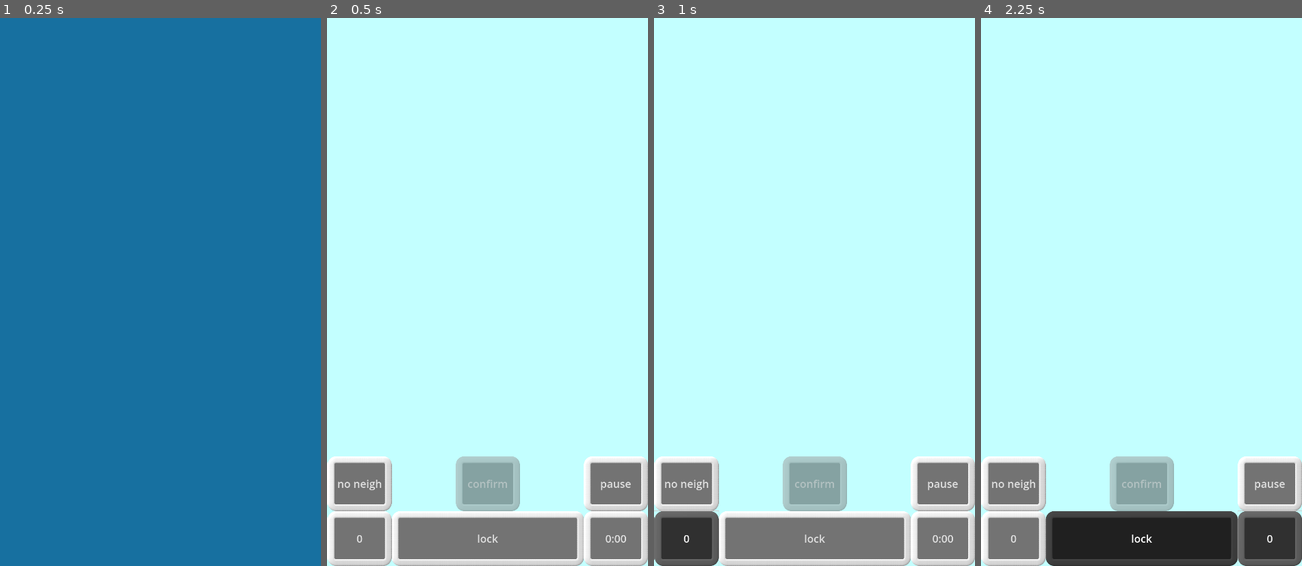
Above: before the commit, frames 1-4 (left to right).
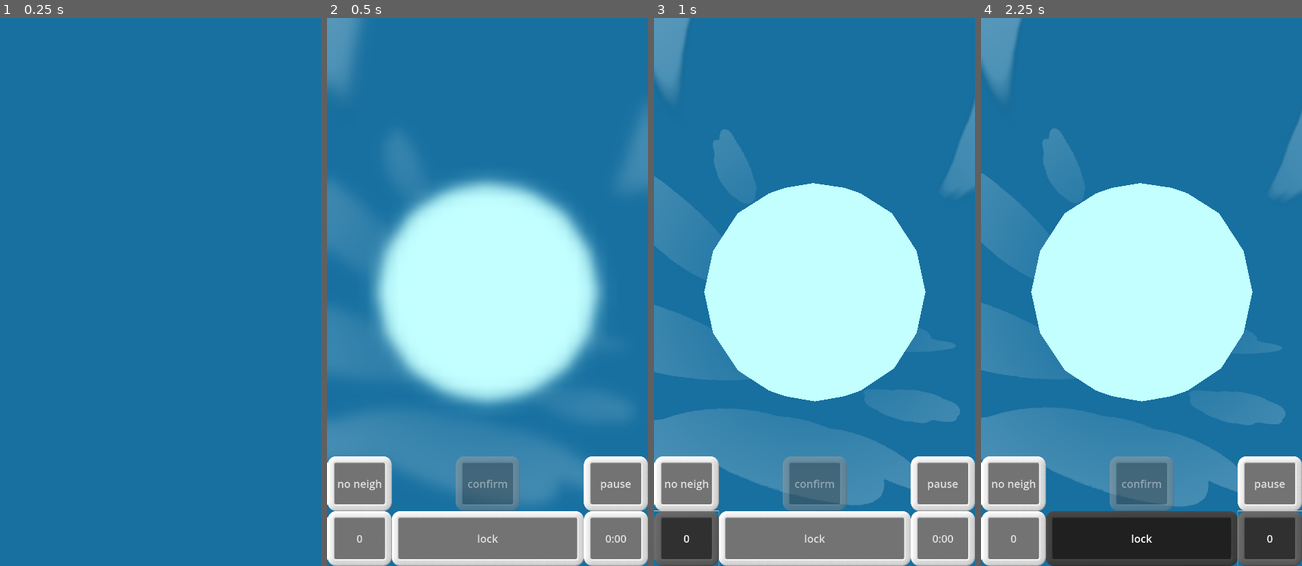
Above: after the commit, the same moments.

Repository: WalynC/sphereSweeperGodot
Game: Godot game, scene res://mainScenes/game.tscn
Same seed, same stepped clock (60 frames per second), same inputs: the game is played once before the commit and once after it. Sound files missing from this copy of the repository are replaced by a short silence.
Inputs:
- Up to frame 1 (0.25 s): no input
- Up to frame 2 (0.5 s): no input
- Up to frame 3 (1 s): click "0" at 0.5 s
- Up to frame 4 (2.25 s): click "lock" at 1.25 s; click "0:00" at 2 s

Frame 1 is identical in both runs. In frame 2, 68% of the frame differs, in the area x 0-100%, y 0-100%; in frame 3, 65%; in frame 4, 65%.

Commit message:
Camera starts zoomed out

Diff:
--- a/mainScenes/game.tscn
+++ b/mainScenes/game.tscn
@@ -156,7 +156,7 @@
 
 [node name="Camera3D" type="Camera3D" parent="."]
 transform = Transform3D(1, 0, 0, 0, 1, 0, 0, 0, 1, 0, 0, 2)
-fov = 30.0
+fov = 110.0
 
 [node name="ControlRoot" type="Control" parent="."]
 layout_mode = 3
--- a/mainScenes/tutorial.tscn
+++ b/mainScenes/tutorial.tscn
@@ -184,7 +184,7 @@
 
 [node name="Camera3D" type="Camera3D" parent="."]
 transform = Transform3D(1, 0, 0, 0, 1, 0, 0, 0, 1, 0, 0, 2)
-fov = 30.0
+fov = 110.0
 
 [node name="ControlRoot" type="Control" parent="."]
 layout_mode = 3
